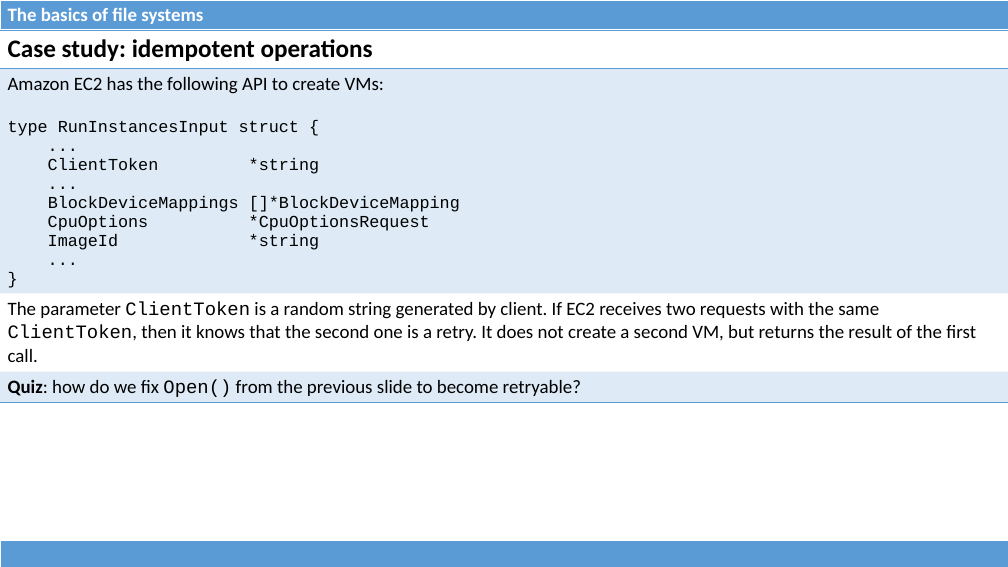
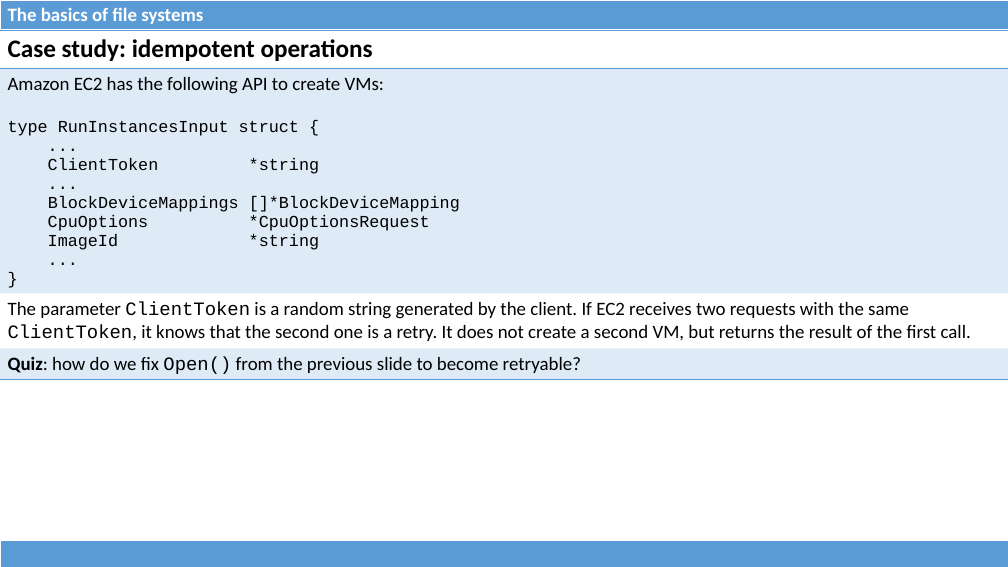
Before and after one commit to dominiquelefevre/filesystems-101-jb, a slide deck: slide 35 of talks/src/class04.pptx. Drawn at 1008x567 pixels with LibreOffice and Linux fonts; fonts in the diff are those of the drawing. Boxes give left, top, right and bottom in pixels: in the first picture for what was removed or moved away, otherwise in the second. Text is boxed around its words. In the diff, an @@ line names an element or a change of style, - is before the commit and + after.

```diff
--- a/talks/src/class04.pptx
+++ b/talks/src/class04.pptx
@@ table at (0, 30, 1008, 386) @@
-row 3, column 1: The parameter ClientToken is a random string generated by client. If EC2 receives two requests with the same ClientToken, then it knows that the second one is a retry. It does not create a second VM, but returns the result of the first call.
+row 3, column 1: The parameter ClientToken is a random string generated by the client. If EC2 receives two requests with the same ClientToken, it knows that the second one is a retry. It does not create a second VM, but returns the result of the first call.
```
Also in this commit, not shown: 6 other slides changed, 1 other file.
